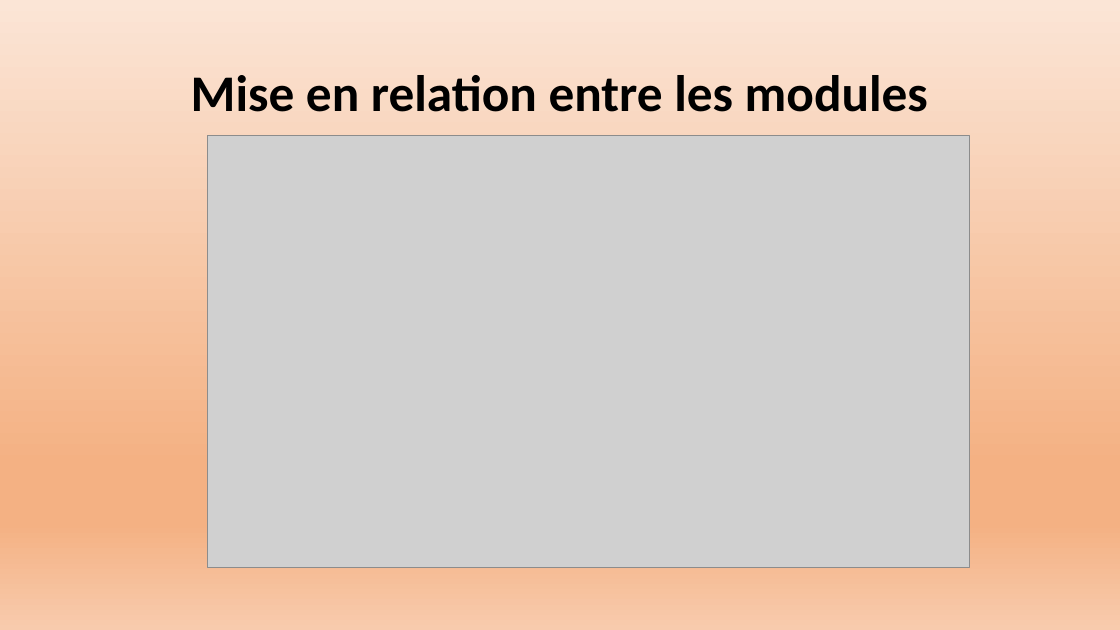
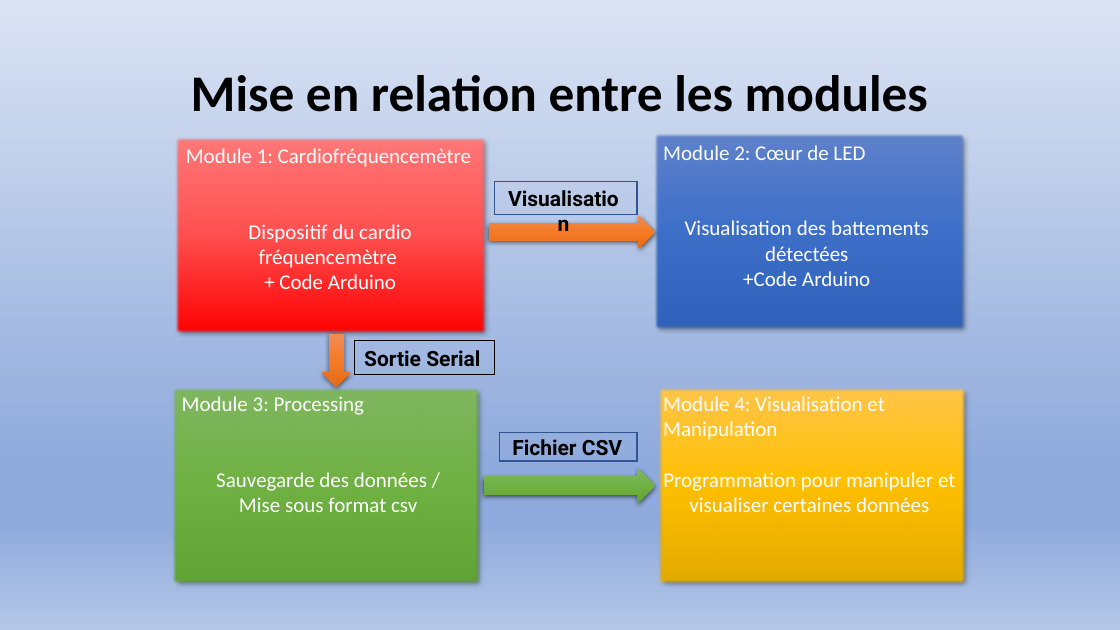
Before and after one commit to Exia-Jellyfish/UE-1-Projet-Grp7, a slide deck: slide 9 of PROJET 1 UE 1 diapositive.pptx. Drawn at 1120x630 pixels with LibreOffice and Linux fonts; fonts in the diff are those of the drawing; grey boxes stand for pictures. Boxes give left, top, right and bottom in pixels: in the first picture for what was removed or moved away, otherwise in the second. Text is boxed around its words. In the diff, an @@ line names an element or a change of style, - is before the commit and + after.

```diff
--- a/PROJET 1 UE 1 diapositive.pptx
+++ b/PROJET 1 UE 1 diapositive.pptx
@@ background gradient #FBE5D6 to #F4B183 to #F8CBAD to gradient #DAE3F3 to #8FAADC to #B4C7E7 @@
@@ rectangle added at (174,136,486,334), fill gradient #FF7979 to #FF4F4F to #FF0000 @@
@@ text added at (186,148,471,289), 18 pt, text #FFFFFF @@
+Module 1: Cardiofréquencemètre
+Dispositif du cardio fréquencemètre
++ Code Arduino
@@ picture removed at (208,135,970,567) @@
@@ rectangle added at (654,133,966,331), fill gradient #6183CB to #3E70CA to #3062BB @@
@@ text added at (663,145,929,286), 18 pt, text #FFFFFF @@
+Module 2: Cœur de LED
+Visualisation des battements détectées
++Code Arduino
@@ text added at (494,181,634,215), 18 pt, text #000000, bold @@
+Visualisation
@@ rectangle added at (495,181,637,215), outline #325491 1 pt @@
@@ right arrow added at (489,215,655,249), fill gradient #F18C57 to #F67B28 to #E56C19 @@
@@ down arrow added at (322,334,350,387), fill gradient #F18C57 to #F67B28 to #E56C19 @@
@@ rectangle added at (355,341,495,375), outline #000000 1 pt @@
@@ text added at (364,350,480,366), 18 pt, text #000000, bold @@
+Sortie Serial
@@ rectangle added at (171,386,481,585), fill gradient #81B861 to #6FB242 to #62A336 @@
@@ rectangle added at (658,386,967,585), fill gradient #FFC64B to #FFC000 to #E3AB00 @@
@@ text added at (182,396,427,512), 18 pt, text #FFFFFF @@
+Module 3: Processing
+Sauvegarde des données /
+Mise sous format csv
@@ text added at (663,396,955,512), 18 pt, text #FFFFFF @@
+Module 4: Visualisation et Manipulation
+Programmation pour manipuler et visualiser certaines données
@@ rectangle added at (499,433,637,461), outline #325491 1 pt @@
@@ text added at (512,439,622,462), 18 pt, text #000000, bold @@
+Fichier CSV
@@ right arrow added at (485,468,655,503), fill gradient #81B861 to #6FB242 to #62A336 @@
```
Also in this commit, not shown: 11 other slides changed.
